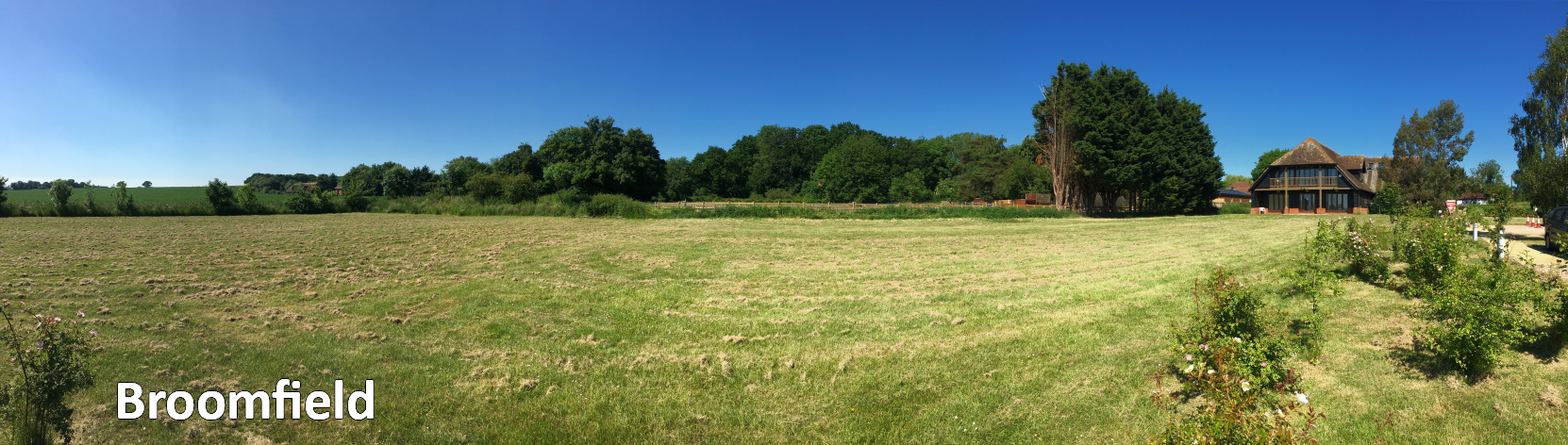
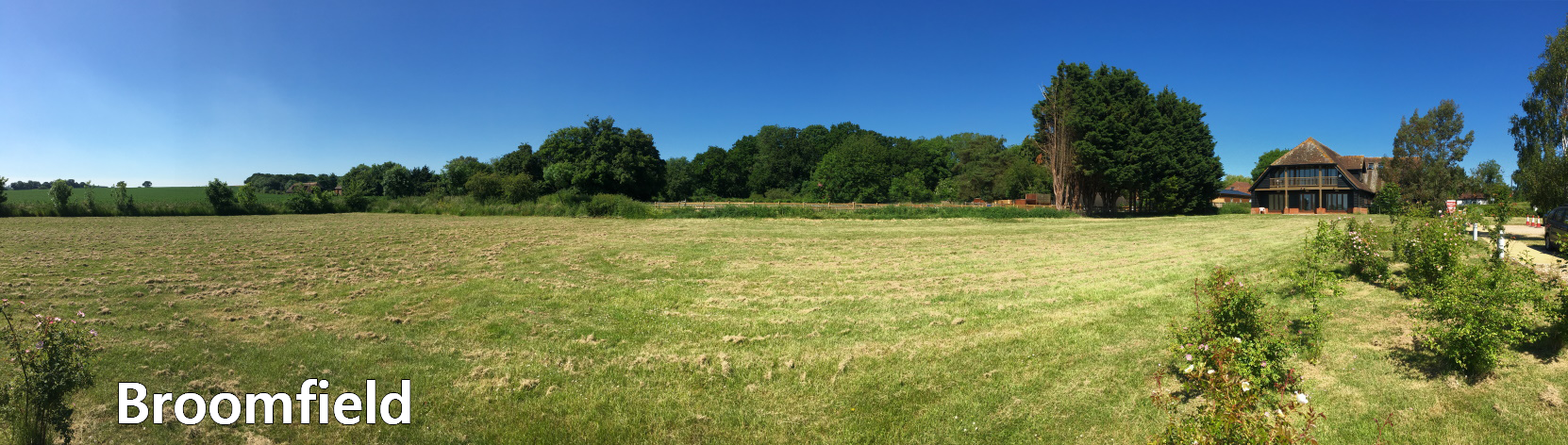
Layers edited between the first and the second 1568x445 image:
painted on "Broomfield" (1st of 2) over [117, 379, 411, 425]
painted on "Broomfield" (2nd of 2) over [117, 379, 411, 425]
